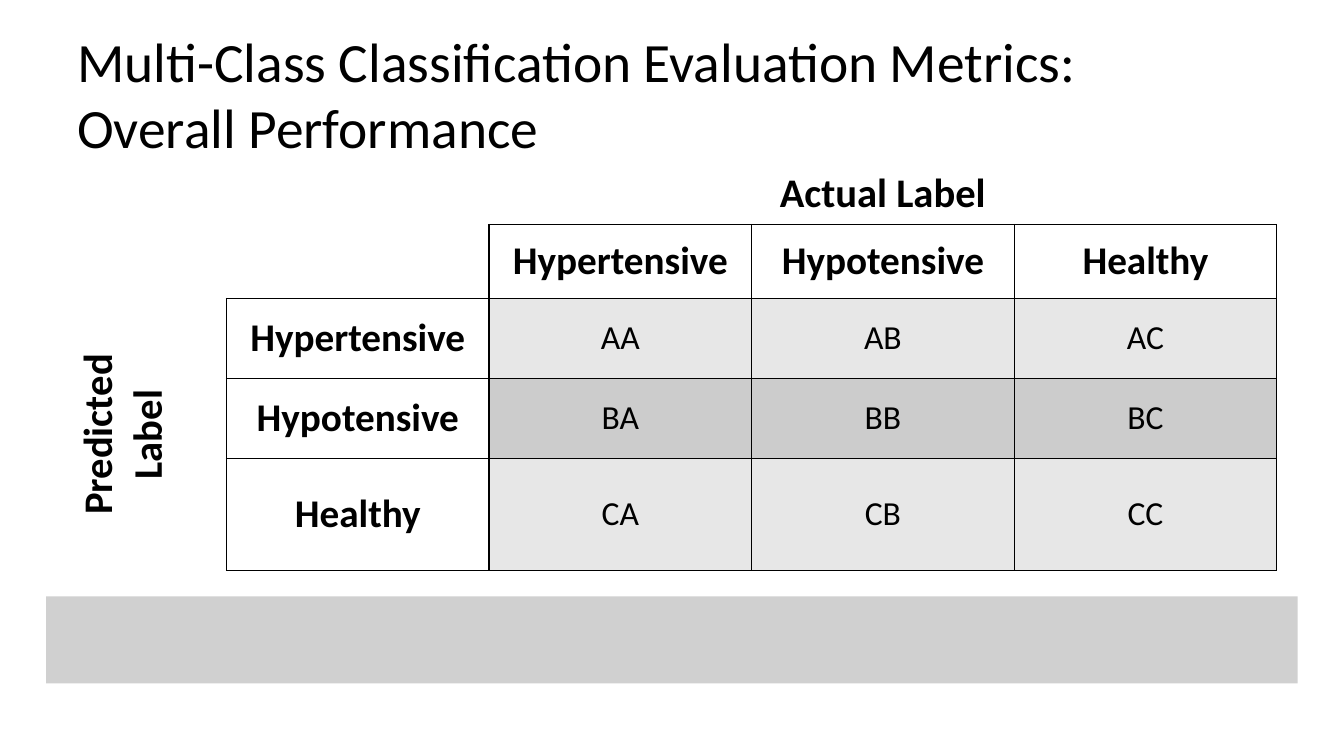
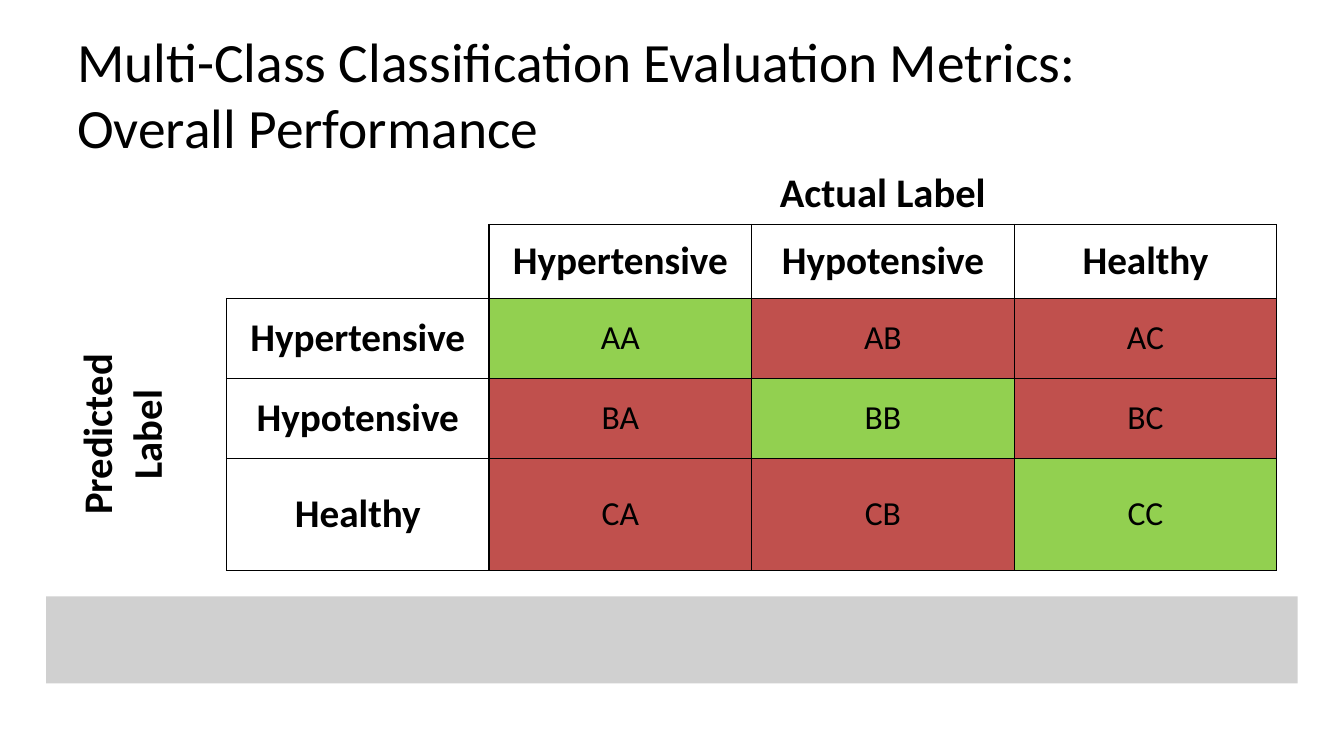
Before and after one commit to C4M-UofT/C4M-UofT.github.io, a slide deck: slide 63 of lectures/module3/3-1_ml_workflow/MachineLearning_tutorial.pptx. Drawn at 1344x756 pixels with LibreOffice and Linux fonts; fonts in the diff are those of the drawing; grey boxes stand for pictures. Boxes give left, top, right and bottom in pixels: in the first picture for what was removed or moved away, otherwise in the second. Text is boxed around its words. In the diff, an @@ line names an element or a change of style, - is before the commit and + after.

```diff
--- a/lectures/module3/3-1_ml_workflow/MachineLearning_tutorial.pptx
+++ b/lectures/module3/3-1_ml_workflow/MachineLearning_tutorial.pptx
@@ table at box(68, 162, 1275, 537) @@
@@ fill #E7E7E7 to #92D050 in 2 cells @@
@@ fill #E7E7E7 to #C0504D in 4 cells @@
@@ fill #CCCCCC to #C0504D in 2 cells @@
@@ fill #CCCCCC to #92D050 in row 4, column 4 @@
```
Also in this commit, not shown: 7 other slides changed, 4 other files.
